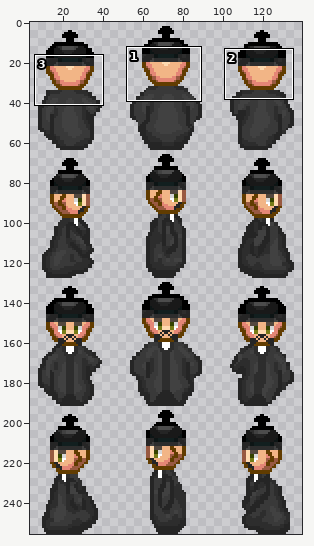
Sprite sheet: data/sprites/npc/npcwikary.png. The first picture is a wide view before the edit; the outline marks the close-up.
Close-up. First the earlier version:
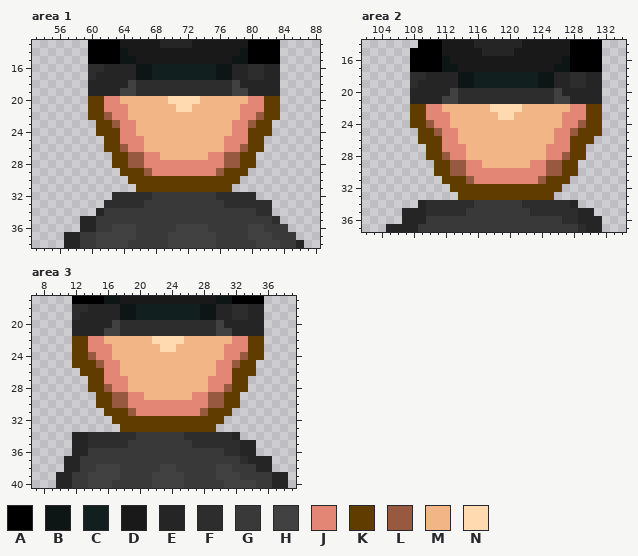
The file is 144x256 pixels. Colours within 5 levels of each other are drawn and written as one. Shown: area 1: x 53..88, y 13..38; area 2: x 102..134, y 14..37; area 3: x 7..39, y 17..40. The wide view leaves out empty margins. The commit also changed other parts of the picture, which this record leaves out.
Palette (. is transparent): A #000000  B #0d1515  C #121f1f  D #191919  E #252525  F #2d2d2d  G #393939  H #414141  J #e48676  K #613c00  L #985941  M #f2b586  N #ffdab0
Pixels before, area 1, first column x 57:
13 ...AAAADDDDDEEEEDDDDDDDAAAA...
14 ...AAAABDDDDDDDDDDDDDDBAAAA...
15 ...AAAABBDDDDDDDDDDDDBBAAAA...
16 ...FFEEEEBBCCCCCCCCBBEEFFEE...
17 ...FEEEEEBBCCCCCCCCBBEEFFEE...
18 ...EEEEEHFFFFFFFFFFFFHEEEEE...
19 ...EEEEHHFFFFFFFFFFFFHHEEEE...
20 ...KKJJMMMMMMNNNNMMMMMMJJKK...
21 ...KKJJJMMMMMMNNMMMMMMJJJKK...
22 ...KKLJJMMMMMMMMMMMMMMJJLKK...
23 ....KKLJJMMMMMMMMMMMMJJLKK....
24 ....KKKJJMMMMMMMMMMMMJJKKK....
25 .....KKJJJMMMMMMMMMMJJJKK.....
26 .....KKLJJMMMMMMMMMMJJLKK.....
27 ......KKLLJJMMMMMMJJLLKK......
28 ......KKLLJJJJJJJJJJLLKK......
29 .......KKKLJJJJJJJJLKKK.......
30 ........KKKKKKKKKKKKKK........
31 .........KKKKKKKKKKKK.........
32 ......FFFFFGGGGGGGGFFFFF......
33 .....FFFFFGGGGGGGGGGFFFFFF....
34 ....EGGGGGGGGGGGGGGGGGGGFF....
35 ..EEGGGGGGGGGGGGGGGGGGGGGGF...
36 ..EEGGHHHGGGGGHHHHGGGGGHHGGG..
37 EEGGHHHHHGGGGHHHHHHGGGGHHHGGG.
38 EEGGHHHHGGGGGHHHHHHGGGGGHHHGGE
Pixels before, area 2, first column x 105:
14 ....AAADDDDEEEEEEDDDDDDAAAA
15 ...AAAADDDDDEEEEDDDDDDDAAAA
16 ...AAAABDDDDDDDDDDDDDDBAAAA
17 ...AAAABBDDDDDDDDDDDDBBAAAA
18 ...FFEEEEBBCCCCCCCCBBEEFFEE
19 ...FEEEEEBBCCCCCCCCBBEEFFEE
20 ...EEEEEHFFFFFFFFFFFFHEEEEE
21 ...EEEEHHFFFFFFFFFFFFHHEEEE
22 ...KKJJMMMMMMNNNNMMMMMMJJKK
23 ...KKJJJMMMMMMNNMMMMMMJJJKK
24 ...KKLJJMMMMMMMMMMMMMMJJLKK
25 ....KKLJJMMMMMMMMMMMMJJLKKK
26 ....KKKJJMMMMMMMMMMMMJJKKK.
27 .....KKJJJMMMMMMMMMMJJJKK..
28 .....KKLJJMMMMMMMMMMJJLKK..
29 ......KKLLJJMMMMMMJJLLKK...
30 ......KKLLJJJJJJJJJJLLKK...
31 .......KKKLJJJJJJJJLKKK....
32 ........KKKKKKKKKKKKKK.....
33 .........KKKKKKKKKKKK......
34 ....EFFFFFFGGGGGGFFFFFFE...
35 ..EEEFFFFFGGGGGGGGFFFFFFEE.
36 ..EEEGGGGGGGGGGGGGGGGGFFEEE
37 EEEEGGGGGGGGGGGGGGGGGGGGFEE
Pixels before, area 3, first column x 10:
17 ..AAAABBDDDDDDDDDDDDBBAAAA...
18 ..FFEEEEBBCCCCCCCCBBEEFFEE...
19 ..FEEEEEBBCCCCCCCCBBEEFFEE...
20 ..EEEEEHFFFFFFFFFFFFHEEEEE...
21 ..EEEEHHFFFFFFFFFFFFHHEEEE...
22 ..KKJJMMMMMMNNNNMMMMMMJJKK...
23 ..KKJJJMMMMMMNNMMMMMMJJJKK...
24 ..KKLJJMMMMMMMMMMMMMMJJLKK...
25 ..KKKLJJMMMMMMMMMMMMJJLKK....
26 ...KKKJJMMMMMMMMMMMMJJKKK....
27 ....KKJJJMMMMMMMMMMJJJKK.....
28 ....KKLJJMMMMMMMMMMJJLKK.....
29 .....KKLLJJMMMMMMJJLLKK......
30 .....KKLLJJJJJJJJJJLLKK......
31 ......KKKLJJJJJJJJLKKK.......
32 .......KKKKKKKKKKKKKK........
33 ........KKKKKKKKKKKK.........
34 ..EEFFFFFFGGGGGGFFFFFFE......
35 ..EEFFFFFGGGGGGGGFFFFFFEE....
36 ..EEGGGGGGGGGGGGGGGGGFFEE....
37 .EEGGGGGGGGGGGGGGGGGGGGFEEE..
38 .EEGGHHHGGGGGHHGGGGGHHGGGEE..
39 EEGGHHHHGGGGHHHHGGGGHHHGGGGEE
40 EEGGHHHGGGGGHHHHGGGGGHHHHGGEE
Now the later version:
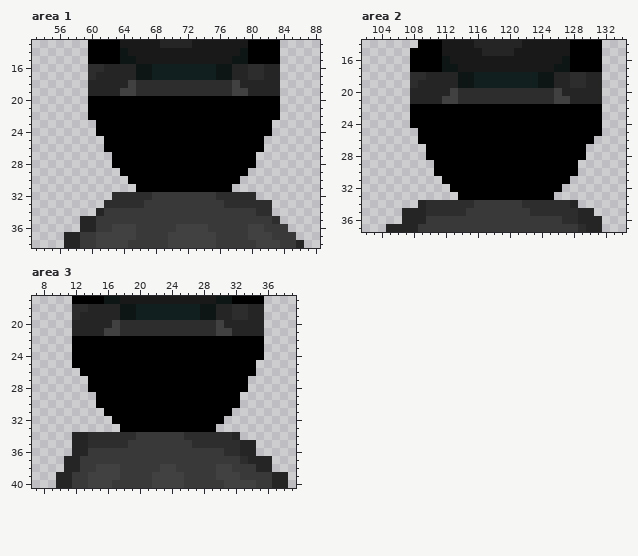
Change:
Changed rows in their new state; - is an unchanged pixel.
Area 1:
first column x 60:
20 AAAAAAAAAAAAAAAAAAAAAAAA
21 AAAAAAAAAAAAAAAAAAAAAAAA
22 AAAAAAAAAAAAAAAAAAAAAAAA
23 -AAAAAAAAAAAAAAAAAAAAAA-
24 -AAAAAAAAAAAAAAAAAAAAAA-
25 --AAAAAAAAAAAAAAAAAAAA--
26 --AAAAAAAAAAAAAAAAAAAA--
27 ---AAAAAAAAAAAAAAAAAA---
28 ---AAAAAAAAAAAAAAAAAA---
29 ----AAAAAAAAAAAAAAAA----
30 -----AAAAAAAAAAAAAA-----
31 ------AAAAAAAAAAAA------
Area 2:
first column x 108:
22 AAAAAAAAAAAAAAAAAAAAAAAA
23 AAAAAAAAAAAAAAAAAAAAAAAA
24 AAAAAAAAAAAAAAAAAAAAAAAA
25 -AAAAAAAAAAAAAAAAAAAAAAA
26 -AAAAAAAAAAAAAAAAAAAAAA-
27 --AAAAAAAAAAAAAAAAAAAA--
28 --AAAAAAAAAAAAAAAAAAAA--
29 ---AAAAAAAAAAAAAAAAAA---
30 ---AAAAAAAAAAAAAAAAAA---
31 ----AAAAAAAAAAAAAAAA----
32 -----AAAAAAAAAAAAAA-----
33 ------AAAAAAAAAAAA------
Area 3:
first column x 12:
22 AAAAAAAAAAAAAAAAAAAAAAAA
23 AAAAAAAAAAAAAAAAAAAAAAAA
24 AAAAAAAAAAAAAAAAAAAAAAAA
25 AAAAAAAAAAAAAAAAAAAAAAA-
26 -AAAAAAAAAAAAAAAAAAAAAA-
27 --AAAAAAAAAAAAAAAAAAAA--
28 --AAAAAAAAAAAAAAAAAAAA--
29 ---AAAAAAAAAAAAAAAAAA---
30 ---AAAAAAAAAAAAAAAAAA---
31 ----AAAAAAAAAAAAAAAA----
32 -----AAAAAAAAAAAAAA-----
33 ------AAAAAAAAAAAA------
Pixel boxes of the changes (left, top, right, bottom) in both close-ups:
changed: (88, 96, 280, 192)
changed: (410, 104, 602, 200)
changed: (72, 336, 264, 432)
